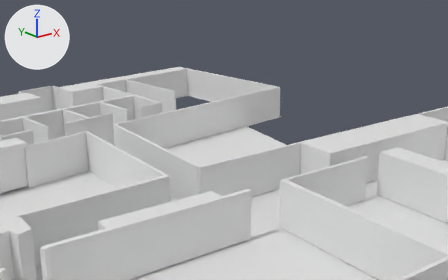
Renders of the FBX model Assets/3rdFLR.FBX from each side of a commit.
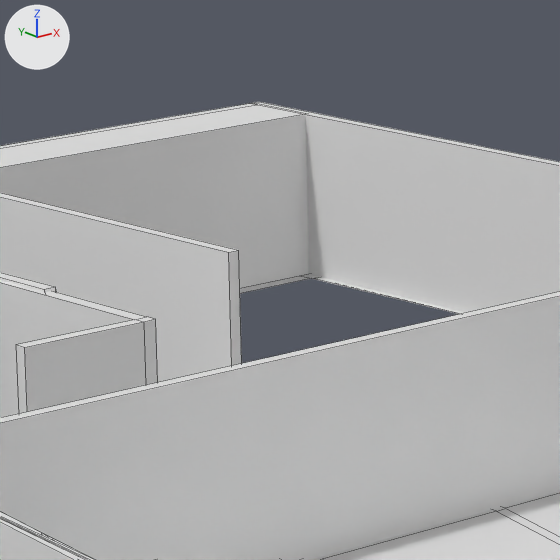
Old and new are each drawn from a 50 mm camera at (-246.1, -91.2, 51.8) aimed at (-169.2, 4.9, 13.4) and again close up on the part from 30% to 51% of the width and 18% to 51% of the height. The axes (+X, +Y, +Z) are drawn at upper left. The lights are the same throughout. The close-ups show mesh edges as thin lines. Where no turn or scale is listed for an object, it has been applied to the vertices. Vertices at the same position are counted once.
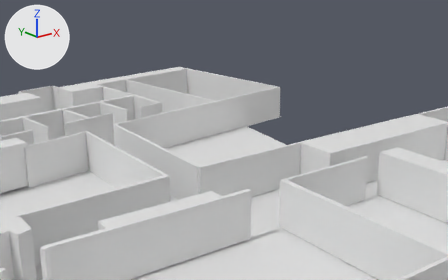
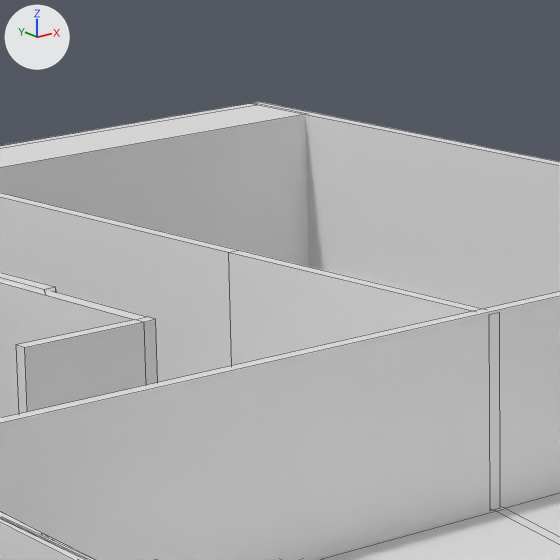
The change, as a list of edits to the scene's bpy script:
```text
Change me_mesh_018:
    where me_mesh_018.from_pydata(...)  # 8 vertices, 6 faces; spans x -1.4..1.4, y -10.6..10.6, z -3.5..3.5
    used by ob_object379; location = (-172.08, 30.63, 17.75)
    verts and faces of me_mesh_018; kept vertices keep their numbers, new ones are numbered from 8
    before: 1 (1.0, -10.6, -3.5), 3 (1.4, -10.5, -3.5), 5 (1.0, -10.6, 3.5) at pixel (228, 252), 7 (1.4, -10.5, 3.5) at pixel (238, 250)
    me_mesh_018 part 1
    add delete_faces([(1, 3, 7, 5)])
    add verts[8] = (2.5, -23.9, -3.5)  # pixel (490, 510)
    add verts[9] = (3.0, -23.9, -3.5)  # pixel (500, 507)
    add verts[10] = (3.0, -23.9, 3.5)  # pixel (499, 312)
    add verts[11] = (2.5, -23.9, 3.5)  # pixel (489, 314)
    add faces += [(8, 9, 10, 11), (1, 3, 9, 8), (3, 7, 10, 9), (5, 11, 10, 7), (1, 8, 11, 5)]
```

Location of each change, [x1, y1, x2, y2] in pixels of the close-ups (560 x 560 px):
'Object379', reshaped: before [0, 193, 242, 382]; after [0, 193, 483, 382]
part 1 of me_mesh_018, built on: before [229, 250, 242, 366]; after [229, 250, 483, 366]
